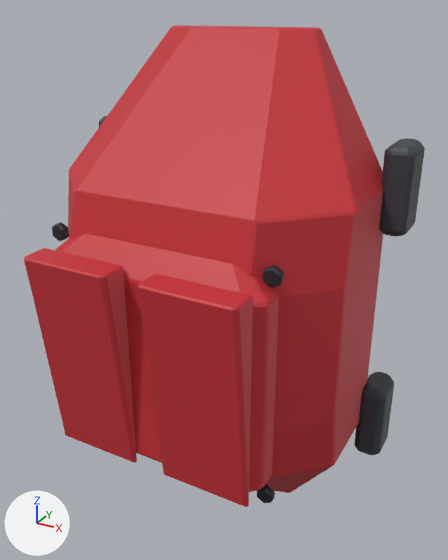
Before and after pictures for a commit that changed the FBX model Assets/Resources/ClamshellMeshes/CalfFront_Set05_Afterburn.fbx.
Before and after are seen from a camera (50 mm lens) standing at (0.402, -0.792, 0.388) and looking at (0.022, -0.102, 0.043). Lighting does not change. The marker at lower left points along +X, +Y and +Z. The first picture is the older version. Where no turn or scale is listed for an object, it has been applied to the vertices.

The first picture shows 'CalfFront_Set05_Afterburn'.
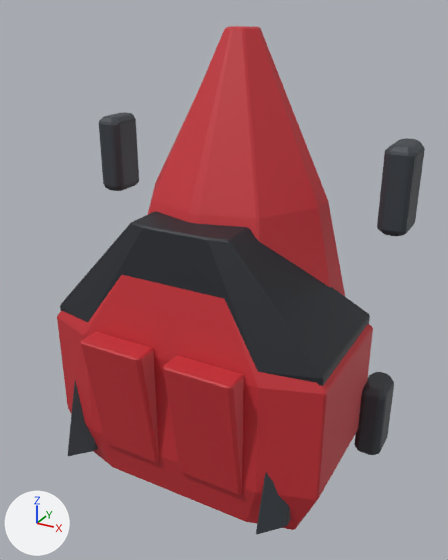
Changed parts and their boxes [x1, y1, x2, y2] in the pictures (448 x 560 px; the box of a moved part takes in the faces that stretch with it):
'CalfFront_Set05_Afterburn', reshaped (8% narrower)
    before: [24, 25, 425, 507]
    after: [57, 26, 425, 534]
part 1 of me_calffront_set05_afterburn_001, moved or reshaped
    before: [24, 248, 137, 462]
    after: [81, 331, 159, 462]
part 2 of me_calffront_set05_afterburn_001, moved or reshaped
    before: [138, 274, 253, 507]
    after: [163, 355, 244, 495]
part 3 of me_calffront_set05_afterburn_001, rebuilt
    before: [68, 25, 383, 493]
    after: [148, 26, 345, 296]
part 4 of me_calffront_set05_afterburn_001, added (black)
    after: [60, 211, 370, 386]
part 5 of me_calffront_set05_afterburn_001, added (red)
    after: [57, 275, 373, 530]
part 6 of me_calffront_set05_afterburn_001, added
    after: [68, 381, 98, 456]
part 7 of me_calffront_set05_afterburn_001, added
    after: [256, 472, 291, 534]
part 8 of me_calffront_set05_afterburn_001, deleted
    before: [52, 222, 284, 503]
part 9 of me_calffront_set05_afterburn_001, deleted (red)
    before: [55, 234, 279, 492]

The change, as a list of edits to the scene's bpy script:
```text
Change me_calffront_set05_afterburn_001:
    used by ob_calffront_set05_afterburn; location = (0.0, 0.0, 0.0)
    remove me_calffront_set05_afterburn_001.from_pydata(...)  # 892 vertices, 930 faces; spans x -0.245..0.245, y -0.301..0.03, z -0.365..0.365
    add me_calffront_set05_afterburn_001.from_pydata(...)  # 816 vertices, 847 faces; spans x -0.245..0.245, y -0.253..0.03, z -0.365..0.365
    me_calffront_set05_afterburn_001 part 1: the loose piece of 32 vertices spanning x -0.146..-0.022, y -0.301..-0.262, z -0.172..0.114 is scaled about its middle by (0.778, 0.894, 0.649), then moved by (0.018, 0.046, -0.08)
    me_calffront_set05_afterburn_001 part 2: the loose piece of 32 vertices spanning x 0.022..0.146, y -0.301..-0.262, z -0.172..0.114 is scaled about its middle by (0.778, 0.894, 0.649), then moved by (-0.018, 0.046, -0.08)
    me_calffront_set05_afterburn_001 part 3: the loose piece of 84 vertices spanning x -0.21..0.21, y -0.242..0.0, z -0.365..0.365 is rebuilt with 80 vertices and now spans x -0.172..0.172, y -0.202..0.0, z -0.365..0.365
    me_calffront_set05_afterburn_001 part 4: a new loose piece of 60 vertices spanning x -0.204..0.204, y -0.214..0.0, z -0.245..0.135, in mat_dark (black #23272d)
    me_calffront_set05_afterburn_001 part 5: a new loose piece of 60 vertices spanning x -0.21..0.21, y -0.22..0.0, z -0.263..0.117, in mat_shell (red #c83038)
    me_calffront_set05_afterburn_001 part 6: a new loose piece of 24 vertices spanning x -0.175..-0.145, y -0.24..0.0, z -0.241..-0.029, in mat_frame (dark grey #3a3f45)
    me_calffront_set05_afterburn_001 part 7: a new loose piece of 24 vertices spanning x 0.145..0.175, y -0.24..0.0, z -0.241..-0.029, in mat_frame (dark grey #3a3f45)
    me_calffront_set05_afterburn_001 part 8: 6 loose pieces with 312 vertices, spanning x -0.162..0.162, y -0.297..-0.22, z -0.192..0.133, are deleted
    me_calffront_set05_afterburn_001 part 9
    96 vertices are removed from x -0.155..0.155, y -0.264..-0.216, z -0.197..0.139
    100 faces are deleted
    other edits to the shape of me_calffront_set05_afterburn_001 do not show in these pictures
```
